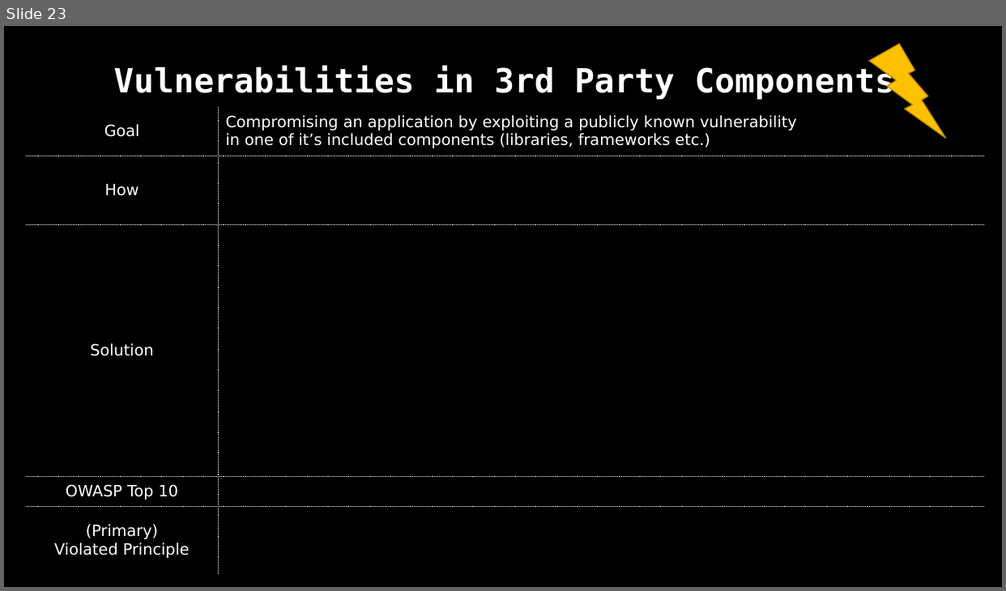
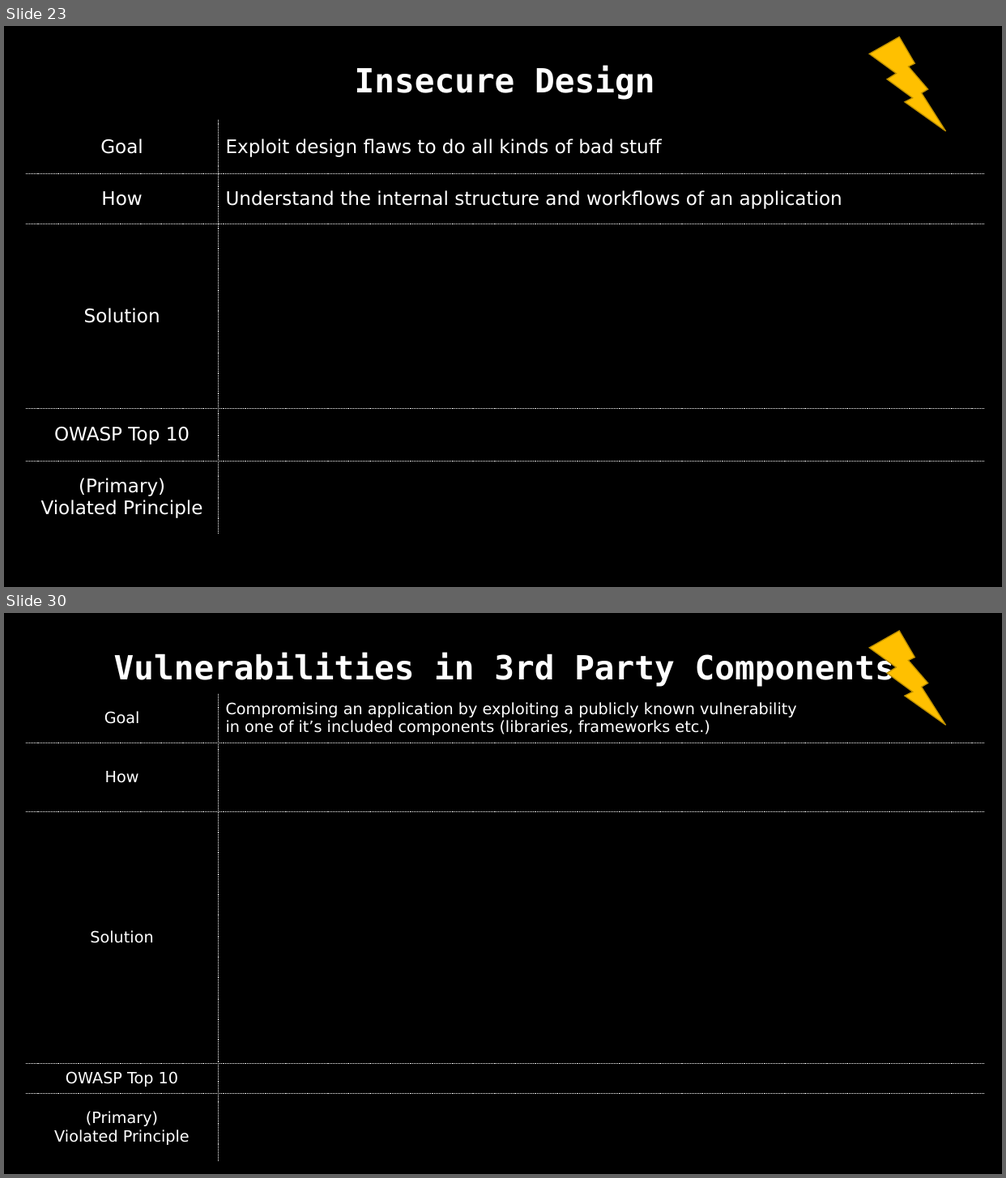
Before and after one commit to dschwarz91/websec-lecture, a slide deck: slides/8_General_Topics.pptx. Shown one above the other, each under a label of ours: slide 23 before the commit, slides 23 and 30 after it; the slides between them are not shown. The pictures are 1006x591 and 1006x1178 pixels, drawn with LibreOffice and Linux fonts; fonts in the diff are those of the drawing. Boxes give left, top, right and bottom in pixels: in the first picture for what was removed or moved away, otherwise in the second. Text is boxed around its words. In the diff, an @@ line names an element or a change of style, - is before the commit and + after.

Commit message:
Updated to Top 10 2021 - added secure design and replaced insec. deserialization with an integration chapter.

```diff
--- a/slides/8_General_Topics.pptx
+++ b/slides/8_General_Topics.pptx
@@ slide 23 added at <box>4,26,1002,587</box>, background #000000 @@
@@ lightning bolt added at <box>869,37,946,131</box>, fill #FFC000, outline #BD8E00 1 pt @@
@@ table added at <box>26,56,984,535</box>, 6 rows, 2 columns @@
+Insecure Design | 
+Goal | Exploit design flaws to do all kinds of bad stuff
+How | Understand the internal structure and workflows of an application
+Solution | 
+OWASP Top 10 | 
+(Primary) Violated Principle | 
@@ table added at <box>594,83,612,113</box>, 1 rows, 1 columns @@
+
@@ what was slide 23 is now slide 30 @@
```
Also in this commit, not shown: 36 slides changed, 36 other slides added, 3 other files.
